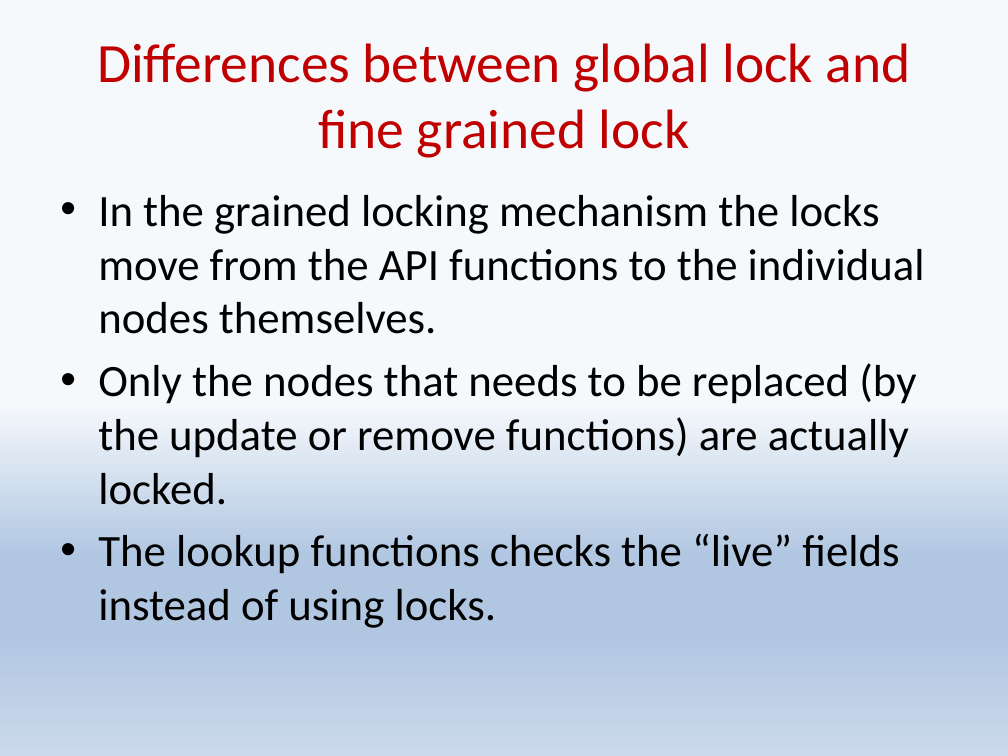
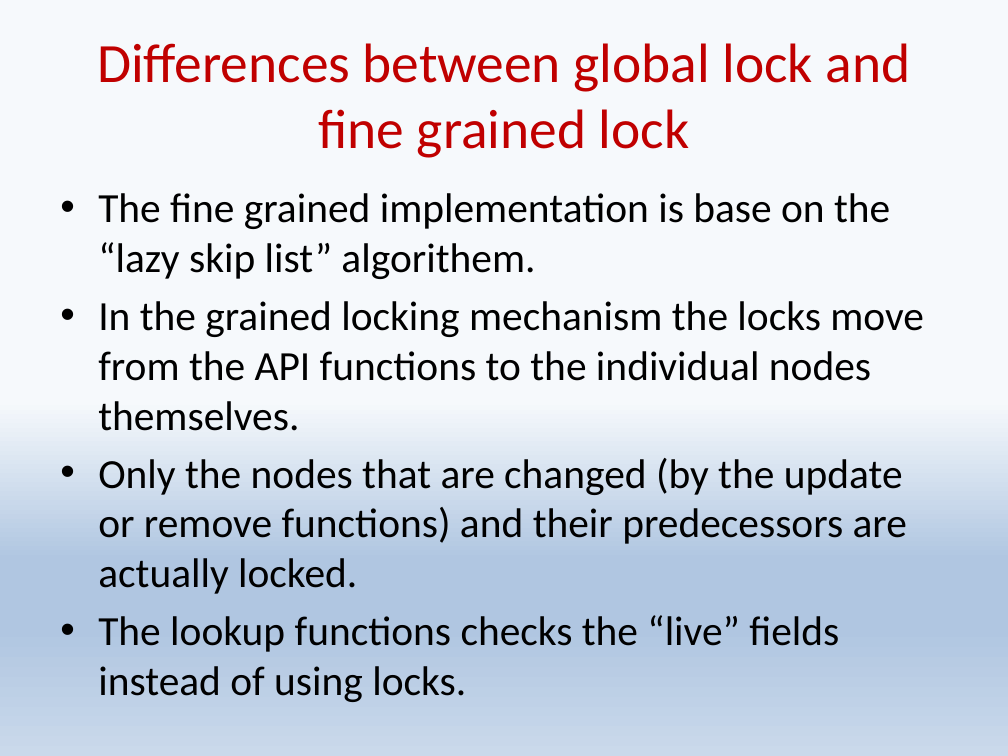
Before and after one commit to shaypele/LeapList, a slide deck: slide 7 of Leaplist.pptx. Drawn at 1008x756 pixels with LibreOffice and Linux fonts; fonts in the diff are those of the drawing. Boxes give left, top, right and bottom in pixels: in the first picture for what was removed or moved away, otherwise in the second. Text is boxed around its words. In the diff, an @@ line names an element or a change of style, - is before the commit and + after.

Commit message:
presentation and Grained lock clean

```diff
--- a/Leaplist.pptx
+++ b/Leaplist.pptx
@@ text at (98,193,890,279): paragraph added @@
+• The fine grained implementation is base on the “lazy skip list” algorithem.
@@ text at (98,301,924,696): size 32 to 29.6 pt in "In the grained locking mechanism the locks ...", "The lookup functions checks the “live” fields ..." @@
@@ text at (98,458,907,594): text changed; size 32 to 29.6 pt @@
-• Only the nodes that needs to be replaced (by the update or remove functions) are actually locked.
+• Only the nodes that are changed (by the update or remove functions) and their predecessors are actually locked.
```
Also in this commit, not shown: 3 other slides changed, 3 slides added, 3 other files.
